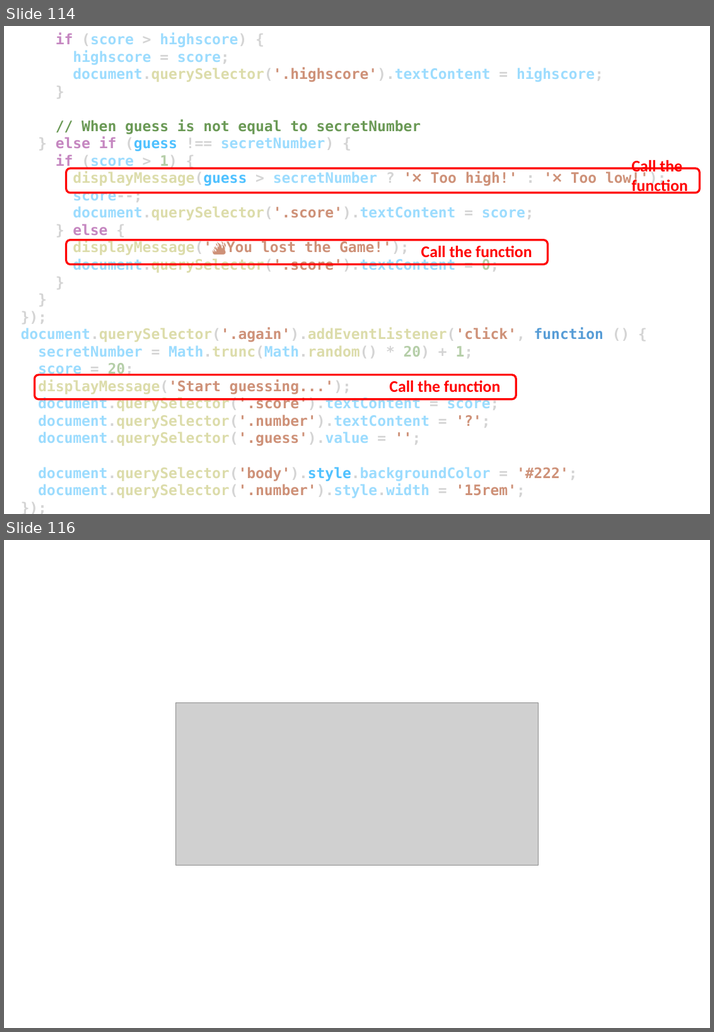
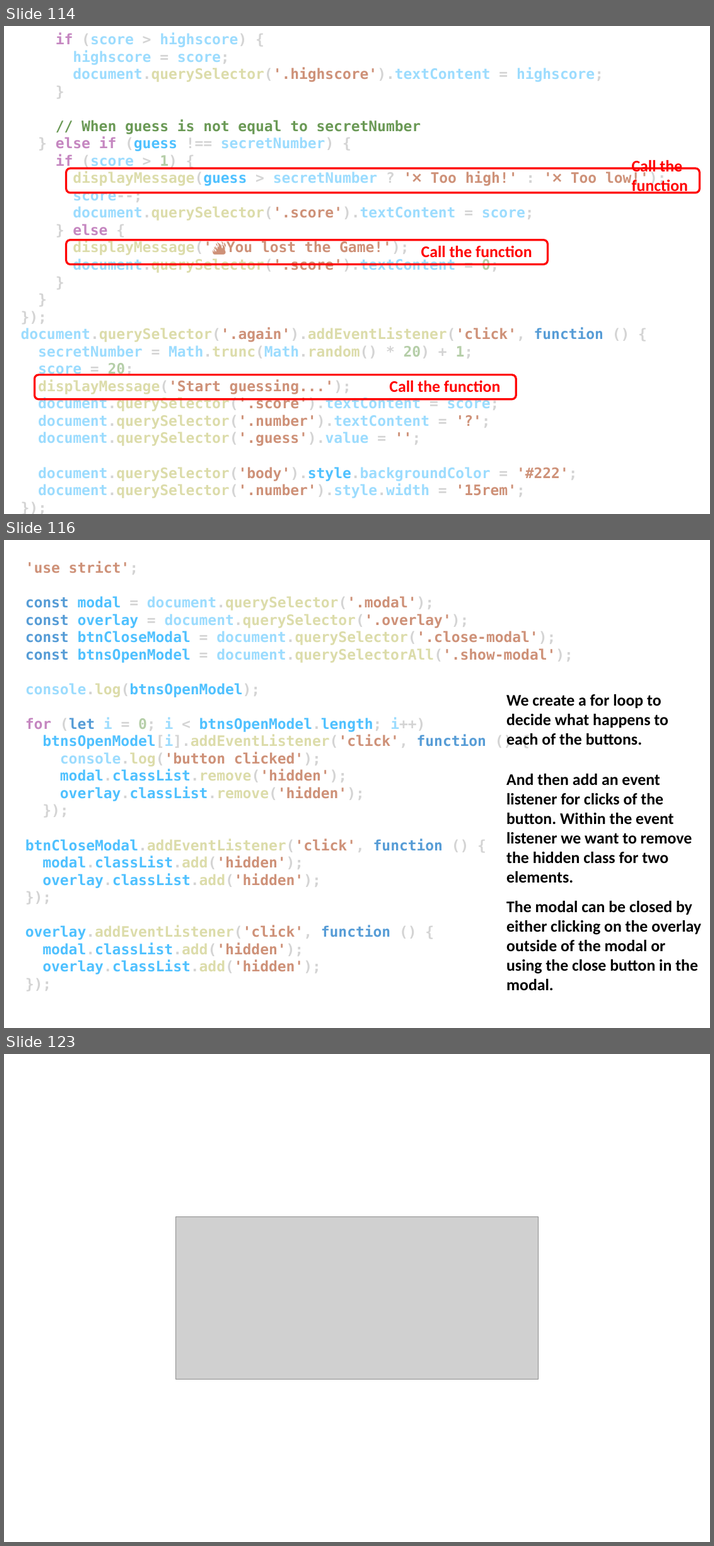
Before and after one commit to EL-EL-BCN/Complete-Javascript-Course, a slide deck: complete-javascript-course.pptx. Shown one above the other, each under a label of ours: slides 114 and 116 before the commit, slides 114, 116 and 123 after it; the slides between them are not shown. The pictures are 714x1032 and 714x1546 pixels, drawn with LibreOffice and Linux fonts; fonts in the diff are those of the drawing; grey boxes stand for pictures. Boxes give left, top, right and bottom in pixels: in the first picture for what was removed or moved away, otherwise in the second. Text is boxed around its words. In the diff, an @@ line names an element or a change of style, - is before the commit and + after.

Commit message:
modal window code project complete

```diff
--- a/complete-javascript-course.pptx
+++ b/complete-javascript-course.pptx
@@ slide 116 added at [4,540,710,1028], background #FFFFFF @@
@@ text added at [25,561,573,975], 16 pt, text #4FC1FF, bold @@
+'use strict';
+const modal = document.querySelector('.modal');
+const overlay = document.querySelector('.overlay');
+const btnCloseModal = document.querySelector('.close-modal');
+const btnsOpenModel = document.querySelectorAll('.show-modal');
+console.log(btnsOpenModel);
+for (let i = 0; i < btnsOpenModel.length; i++)
+btnsOpenModel[i].addEventListener('click', function () {
+console.log('button clicked');
+modal.classList.remove('hidden');
+overlay.classList.remove('hidden');
+});
+btnCloseModal.addEventListener('click', function () {
+modal.classList.add('hidden');
+overlay.classList.add('hidden');
+});
+overlay.addEventListener('click', function () {
+modal.classList.add('hidden');
+overlay.classList.add('hidden');
+});
@@ text added at [506,694,668,748], 18 pt, text #000000, bold @@
+We create a for loop to decide what happens to each of the buttons.
@@ text added at [506,774,692,883], 18 pt, text #000000, bold @@
+And then add an event listener for clicks of the button. Within the event listener we want to remove the hidden class for two elements.
@@ text added at [506,901,701,990], 18 pt, text #000000, bold @@
+The modal can be closed by either clicking on the overlay outside of the modal or using the close button in the modal.
@@ what was slide 116 is now slide 123 @@
```
Also in this commit, not shown: 6 other slides added, 12 other files.
